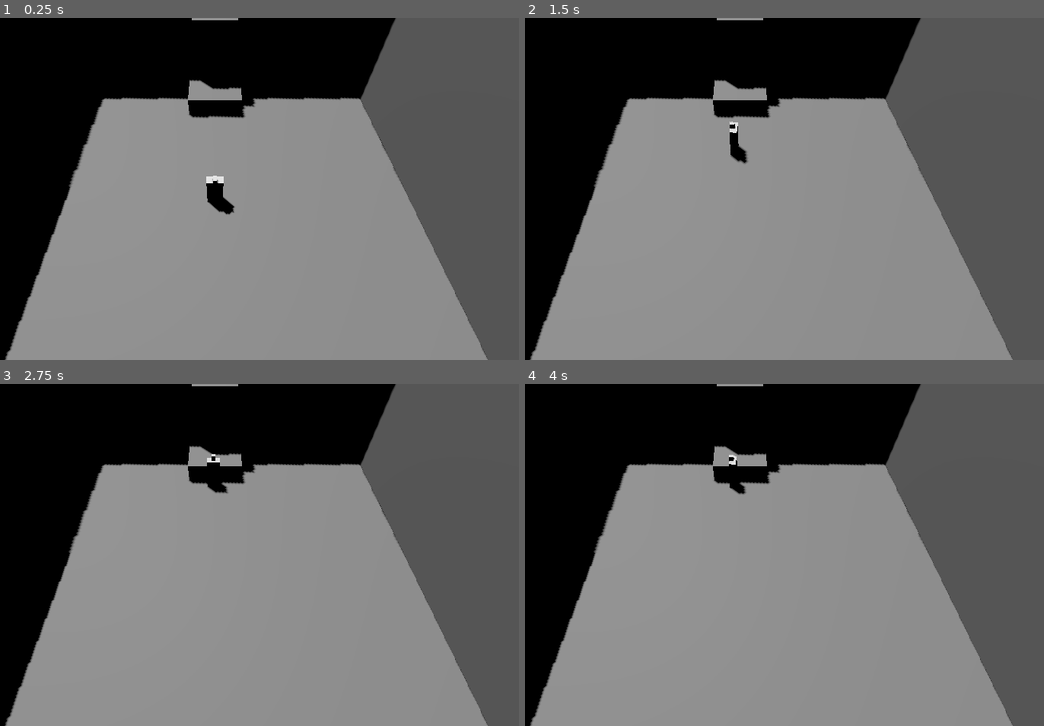
Above: before the commit, frames 1-4 (two rows, left to right).
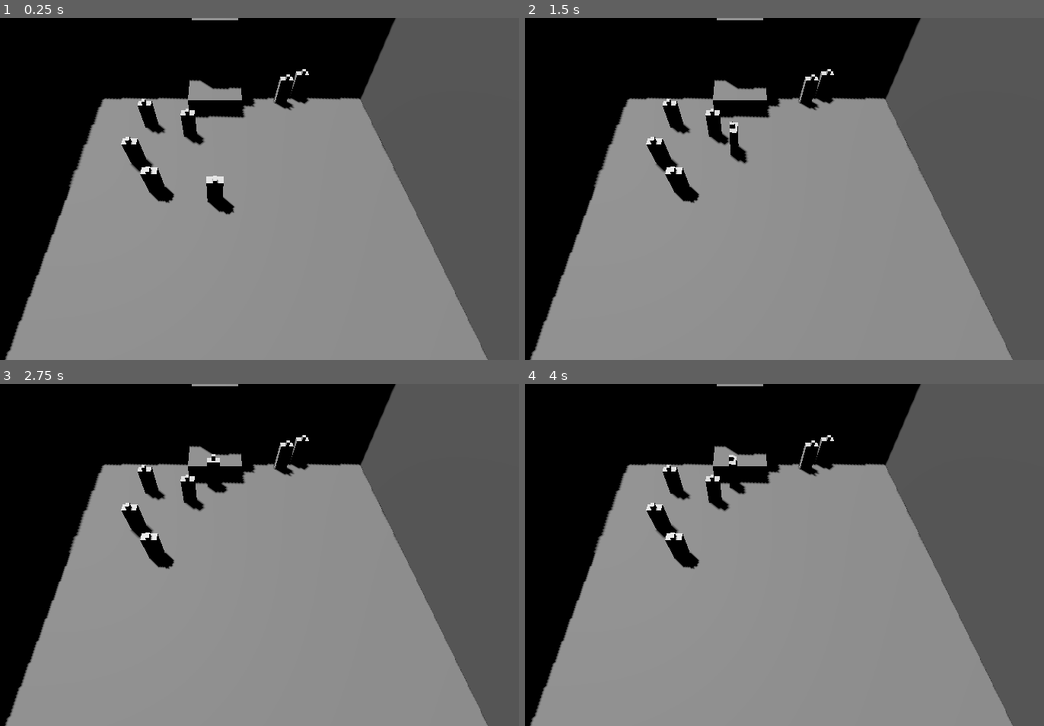
Above: after the commit, the same moments.

Repository: RobertMcGregorIsCool/courtOfClowns
Game: Godot game, scene res://Levels/court01.tscn
Same seed, same stepped clock (60 frames per second), same inputs: the game is played once before the commit and once after it. The project has no main scene, so this scene is started directly.
Inputs:
- Up to frame 1 (0.25 s): no input
- Up to frame 2 (1.5 s): tap Enter at 0.5 s; hold W (p1_move_fwd) 0.53-1.28 s; tap S (p1_move_bck) at 0.6 s; tap A (p1_move_lft) at 1.35 s
- Up to frame 3 (2.75 s): tap Space at 2 s; hold W (p1_move_fwd) from 2.03 s (still down); tap D (p1_move_rgt) at 2.1 s
- Up to frame 4 (4 s): tap S (p1_move_bck) at 2.85 s; tap Enter at 3.5 s; release W (p1_move_fwd) at 3.53 s; tap A (p1_move_lft) at 3.6 s

The runs differ from the first frame. In frame 1, 1.5% of the frame differs, in the area x 23-60%, y 14-55%; in frame 2, 1.5%; in frame 3, 1.5%; in frame 4, 1.5%.

Commit message:
Got destination working

Diff:
--- a/Basic Character Setup/characterStartingPoint01001RS.tscn
+++ b/Basic Character Setup/characterStartingPoint01001RS.tscn
@@ -5,7 +5,6 @@
 [sub_resource type="CapsuleShape3D" id="CapsuleShape3D_ykwlu"]
 
 [node name="CharacterBody3D" type="CharacterBody3D"]
-transform = Transform3D(1, 0, 0, 0, 1, 0, 0, 0, 1, 0, 0.125, 0)
 
 [node name="humanScaleReference01001RS" parent="." instance=ExtResource("1_iqmui")]
 
--- a/Levels/court01.tscn
+++ b/Levels/court01.tscn
@@ -1,34 +1,46 @@
-[gd_scene load_steps=4 format=3 uid="uid://bjy4paq57yu28"]
+[gd_scene load_steps=7 format=3 uid="uid://bjy4paq57yu28"]
 
 [ext_resource type="PackedScene" uid="uid://dft0qyjphj10t" path="res://EnvironmentBlocks/basic_block.tscn" id="1_82yl0"]
 [ext_resource type="PackedScene" uid="uid://8pmbbcxv8ns0" path="res://Basic Character Setup/characterStartingPoint01001RS.tscn" id="2_lgy8v"]
 [ext_resource type="Script" path="res://Scripts/player01.gd" id="3_dmxsu"]
+[ext_resource type="Script" path="res://Scripts/Destination-Setter.gd" id="4_fe502"]
+[ext_resource type="Script" path="res://Scripts/courtier.gd" id="5_vwgvs"]
+
+[sub_resource type="BoxShape3D" id="BoxShape3D_7c08l"]
+size = Vector3(17.1274, 1, 1)
 
 [node name="Main" type="Node3D"]
 
-[node name="Node3D" type="Node3D" parent="."]
+[node name="Environment" type="Node3D" parent="."]
 
-[node name="Floor" parent="Node3D" instance=ExtResource("1_82yl0")]
+[node name="Floor" parent="Environment" instance=ExtResource("1_82yl0")]
 transform = Transform3D(32, 0, 0, 0, 0.25, 0, 0, 0, 32, 0, 0, 0)
 
-[node name="WallXMinus" parent="Node3D" instance=ExtResource("1_82yl0")]
+[node name="WallXMinus" parent="Environment" instance=ExtResource("1_82yl0")]
 transform = Transform3D(1, 0, 0, 0, 6, 0, 0, 0, 32, -9, 3, 0)
 
-[node name="WallZMinus" parent="Node3D" instance=ExtResource("1_82yl0")]
+[node name="WallZMinus" parent="Environment" instance=ExtResource("1_82yl0")]
 transform = Transform3D(32, 0, 0, 0, 6, 0, 0, 0, 1, 0, 3, -9)
 
-[node name="WallXPlus" parent="Node3D" instance=ExtResource("1_82yl0")]
+[node name="WallXPlus" parent="Environment" instance=ExtResource("1_82yl0")]
 transform = Transform3D(1, 0, 0, 0, 6, 0, 0, 0, 32, 9, 3, 0)
 
-[node name="Throne" parent="Node3D" instance=ExtResource("1_82yl0")]
+[node name="Throne" parent="Environment" instance=ExtResource("1_82yl0")]
 transform = Transform3D(2.83, 0, 0, 0, 1.415, 0, 0, 0, 2.83, 0, 0.331308, -6.70065)
 
-[node name="ThroneBack" parent="Node3D/Throne" instance=ExtResource("1_82yl0")]
+[node name="ThroneBack" parent="Environment/Throne" instance=ExtResource("1_82yl0")]
 transform = Transform3D(0.75, 0, 0, 0, 2, 0, 0, 0, 0.25, 0, 1.5, -0.271135)
 
-[node name="HumanSizeReference" parent="Node3D" instance=ExtResource("1_82yl0")]
-transform = Transform3D(0.64, 0, 0, 0, 1.76, 0, 0, 0, 0.32, 5, 1, 0)
+[node name="HumanSizeReference" parent="Environment" instance=ExtResource("1_82yl0")]
+transform = Transform3D(0.64, 0, 0, 0, 1.76, 0, 0, 0, 0.32, 12, 1, 0)
 visible = false
+
+[node name="StaticBody3D" type="StaticBody3D" parent="Environment"]
+transform = Transform3D(1, 0, 0, 0, 1, 0, 0, 0, 1, 0, 0, 6)
+
+[node name="CollisionShape3D" type="CollisionShape3D" parent="Environment/StaticBody3D"]
+transform = Transform3D(1, 0, 0, 0, 6, 0, 0, 0, 1, 0, 3, 0)
+shape = SubResource("BoxShape3D_7c08l")
 
 [node name="Camera3D" type="Camera3D" parent="."]
 transform = Transform3D(1, 0, 0, 0, 0.5, 0.866025, 0, -0.866025, 0.5, 0, 8.78, 4.5)
@@ -39,3 +51,42 @@
 [node name="DirectionalLight3D" type="DirectionalLight3D" parent="."]
 transform = Transform3D(0.700125, -0.641577, -0.313376, 0, -0.438889, 0.898541, -0.714021, -0.629091, -0.307277, 0, 0, 0)
 shadow_enabled = true
+
+[node name="Destination-Setter" type="Node3D" parent="." groups=["Destination-Setter"]]
+script = ExtResource("4_fe502")
+
+[node name="MinZ" type="Node3D" parent="Destination-Setter"]
+transform = Transform3D(1, 0, 0, 0, 1, 0, 0, 0, 1, 0, 0, -4)
+
+[node name="MaxZ" type="Node3D" parent="Destination-Setter"]
+transform = Transform3D(1, 0, 0, 0, 1, 0, 0, 0, 1, 0, 0, 5)
+
+[node name="MinX" type="Node3D" parent="Destination-Setter"]
+transform = Transform3D(1, 0, 0, 0, 1, 0, 0, 0, 1, -8, 0, 0)
+
+[node name="MaxX" type="Node3D" parent="Destination-Setter"]
+transform = Transform3D(1, 0, 0, 0, 1, 0, 0, 0, 1, 8, 0, 0)
+
+[node name="Courtier01" parent="." instance=ExtResource("2_lgy8v")]
+transform = Transform3D(1, 0, 0, 0, 1, 0, 0, 0, 1, 13.4246, 0, 1.51083)
+script = ExtResource("5_vwgvs")
+
+[node name="Courtier02" parent="." instance=ExtResource("2_lgy8v")]
+transform = Transform3D(1, 0, 0, 0, 1, 0, 0, 0, 1, 13.4246, 0, 1.51083)
+script = ExtResource("5_vwgvs")
+
+[node name="Courtier03" parent="." instance=ExtResource("2_lgy8v")]
+transform = Transform3D(1, 0, 0, 0, 1, 0, 0, 0, 1, 13.4246, 0, 1.51083)
+script = ExtResource("5_vwgvs")
+
+[node name="Courtier04" parent="." instance=ExtResource("2_lgy8v")]
+transform = Transform3D(1, 0, 0, 0, 1, 0, 0, 0, 1, 13.4246, 0, 1.51083)
+script = ExtResource("5_vwgvs")
+
+[node name="Courtier05" parent="." instance=ExtResource("2_lgy8v")]
+transform = Transform3D(1, 0, 0, 0, 1, 0, 0, 0, 1, 13.4246, 0, 1.51083)
+script = ExtResource("5_vwgvs")
+
+[node name="Courtier06" parent="." instance=ExtResource("2_lgy8v")]
+transform = Transform3D(1, 0, 0, 0, 1, 0, 0, 0, 1, 13.4246, 0, 1.51083)
+script = ExtResource("5_vwgvs")
--- /dev/null
+++ b/Scripts/Destination-Setter.gd
@@ -0,0 +1,20 @@
+extends Node3D
+
+@onready var min_z = $MinZ
+@onready var max_z = $MaxZ
+@onready var min_x = $MinX
+@onready var max_x = $MaxX
+
+# Called when the node enters the scene tree for the first time.
+func _ready():
+	pass # Replace with function body.
+
+
+# Called every frame. 'delta' is the elapsed time since the previous frame.
+func _process(delta):
+	pass
+
+func get_destination():
+	var destinationX : float = randf_range(min_z.position.z, max_z.position.z)
+	var destinationZ : float = randf_range(min_x.position.x, max_z.position.x)
+	return Vector2(destinationX, destinationZ)
--- /dev/null
+++ b/Scripts/courtier.gd
@@ -0,0 +1,14 @@
+extends CharacterBody3D
+
+
+var destination_setter = null
+#var destination : vector2 = new(Vector2)
+
+func _ready():
+	var container = get_tree().get_nodes_in_group("Destination-Setter")
+	if !container.is_empty():
+		destination_setter = container.front()
+
+	var destination : Vector2 = destination_setter.get_destination()
+
+	global_position = Vector3(destination.x, 0.01, destination.y)
Not shown, added: 3D Models/Child.glb.import
Not shown, added: 3D Models/Jester.glb.import
Not shown, added: 3D Models/Table.glb.import
Not shown, added: 3D Models/Throne.glb.import
Not shown, added: 3D Models/child_restraint.glb.import
